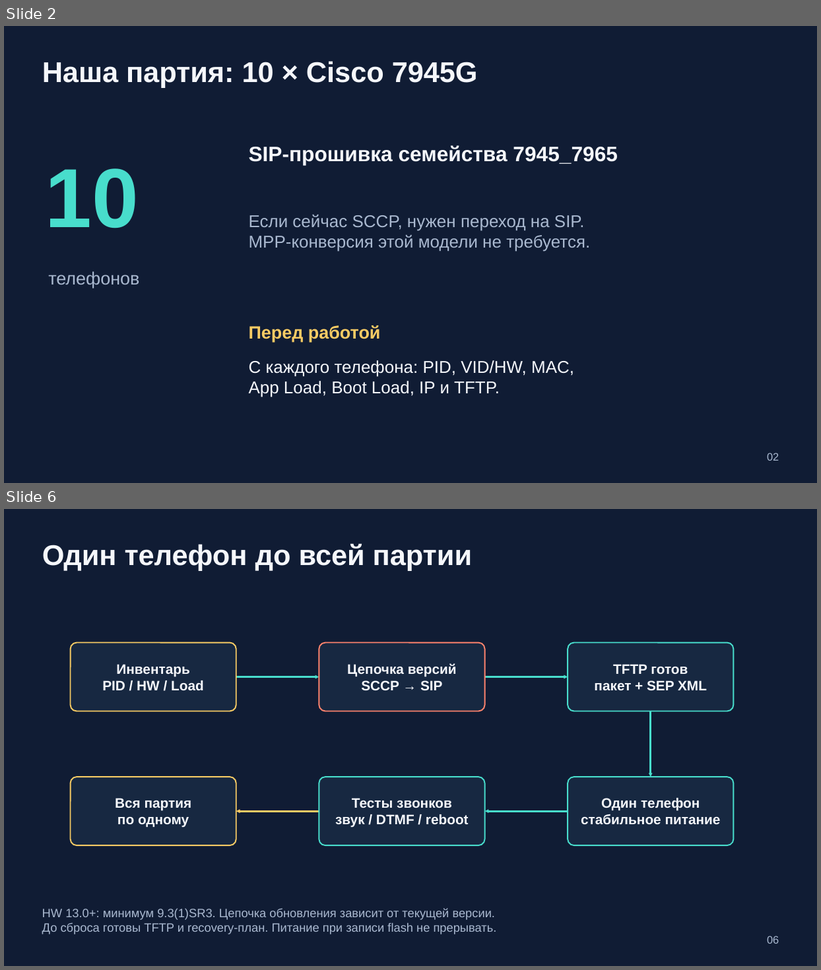
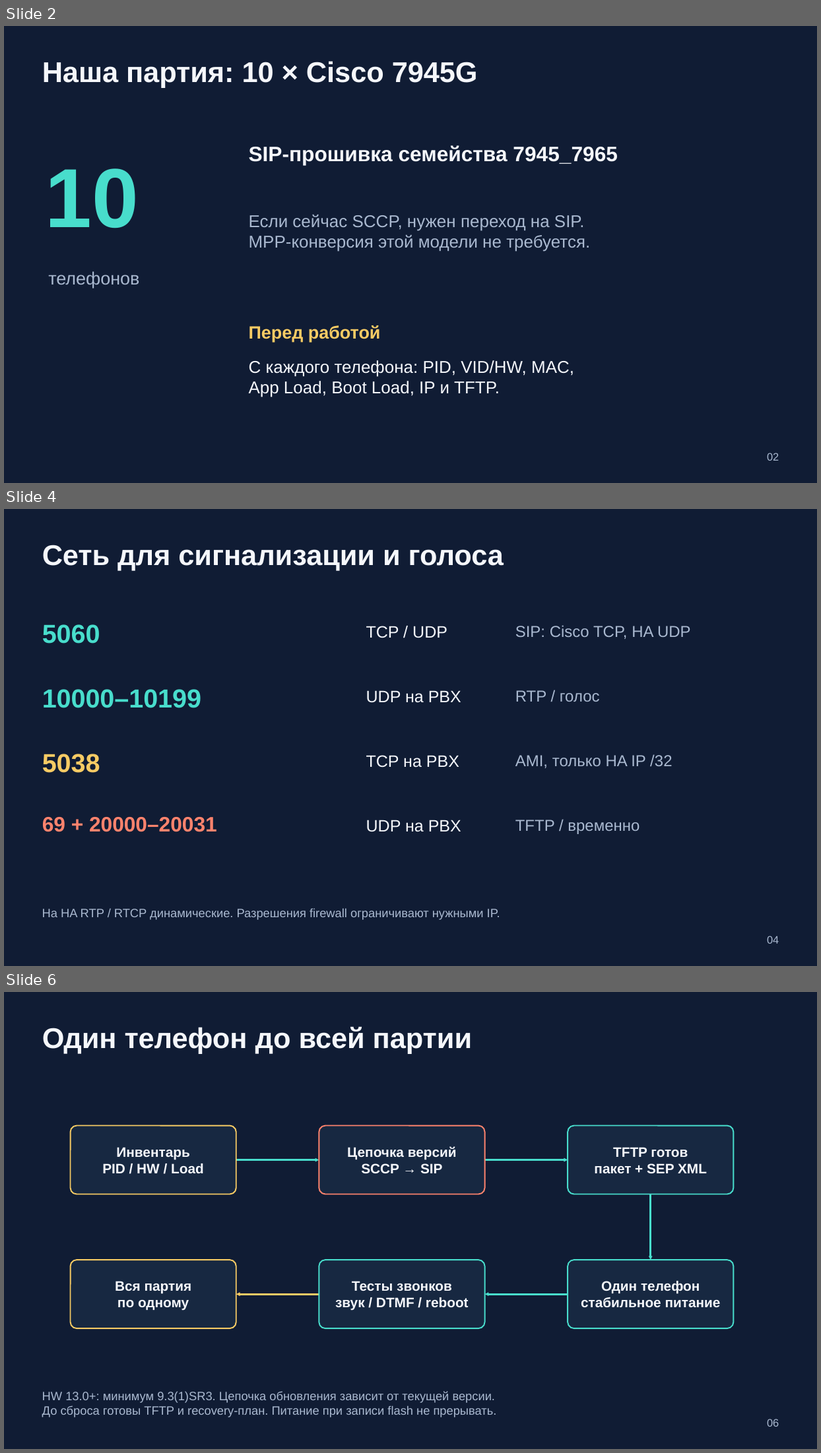
Before and after one commit to 4alvit/cisco-home-telephony, a slide deck: docs/slides/cisco-home-telephony.pptx. Shown one above the other, each under a label of ours: slides 2 and 6 before the commit, slides 2, 4 and 6 after it; the slides between them are not shown. The pictures are 821x970 and 821x1453 pixels, drawn with LibreOffice and Linux fonts; fonts in the diff are those of the drawing. Boxes give left, top, right and bottom in pixels: in the first picture for what was removed or moved away, otherwise in the second. Text is boxed around its words. In the diff, an @@ line names an element or a change of style, - is before the commit and + after.

```diff
--- a/docs/slides/cisco-home-telephony.pptx
+++ b/docs/slides/cisco-home-telephony.pptx
@@ slide 4 added at (4,509,817,966), background #101C34 @@
@@ text added at (42,545,504,570), 33.8 pt, text #F5F7FB, bold @@
+Сеть для сигнализации и голоса
@@ text added at (42,625,100,644), 30.8 pt, text #48DDCC, bold @@
+5060
@@ text added at (366,626,448,638), 19.5 pt, text #F5F7FB @@
+TCP / UDP
@@ text added at (516,625,691,639), 18.8 pt, text #AAB9D0 @@
+SIP: Cisco TCP, HA UDP
@@ text added at (42,689,201,708), 30.8 pt, text #48DDCC, bold @@
+10000–10199
@@ text added at (366,691,461,703), 19.5 pt, text #F5F7FB @@
+UDP на PBX
@@ text added at (516,691,600,702), 18.8 pt, text #AAB9D0 @@
+RTP / голос
@@ text added at (42,754,100,773), 30.8 pt, text #F7CB64, bold @@
+5038
@@ text added at (366,755,459,768), 19.5 pt, text #F5F7FB @@
+TCP на PBX
@@ text added at (516,755,672,768), 18.8 pt, text #AAB9D0 @@
+AMI, только HA IP /32
@@ text added at (42,817,217,832), 24.8 pt, text #FF836D, bold @@
+69 + 20000–20031
@@ text added at (366,820,461,832), 19.5 pt, text #F5F7FB @@
+UDP на PBX
@@ text added at (516,820,640,834), 18.8 pt, text #AAB9D0 @@
+TFTP / временно
@@ text added at (42,908,500,920), 14.2 pt, text #AAB9D0 @@
+На HA RTP / RTCP динамические. Разрешения firewall ограничивают нужными IP.
@@ text added at (767,936,779,944), 12.8 pt, text #AAB9D0 @@
+04
```
Also in this commit, not shown: 4 slides changed, 6 other slides added, 5 slides removed, 14 other files.
